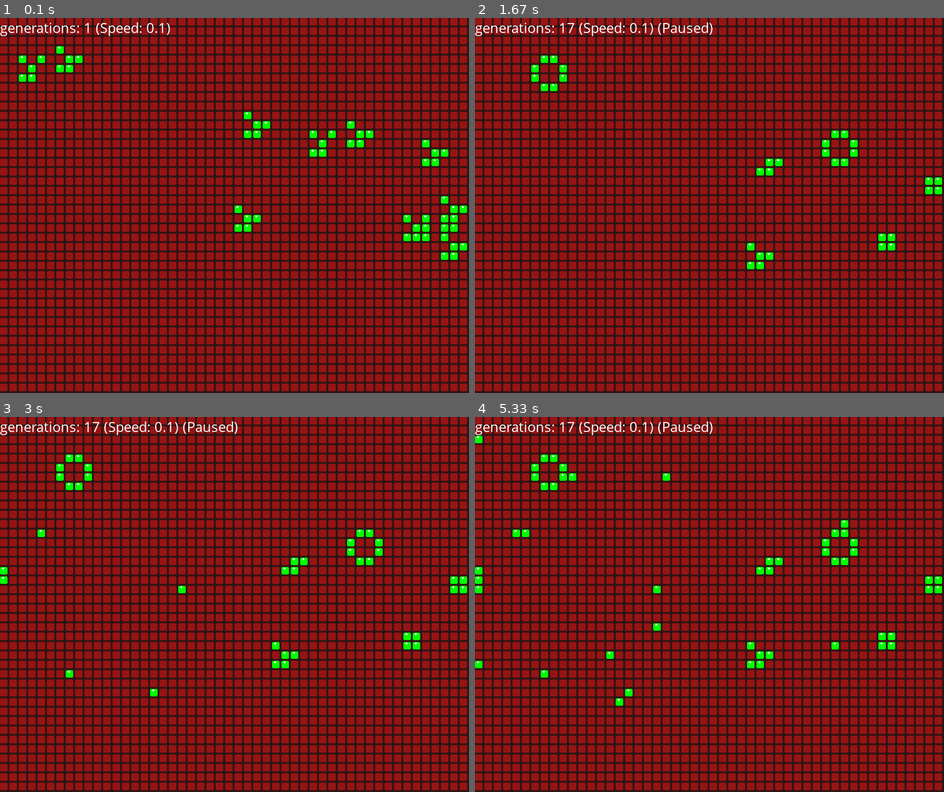
Above: before the commit, frames 1-4 (two rows, left to right).
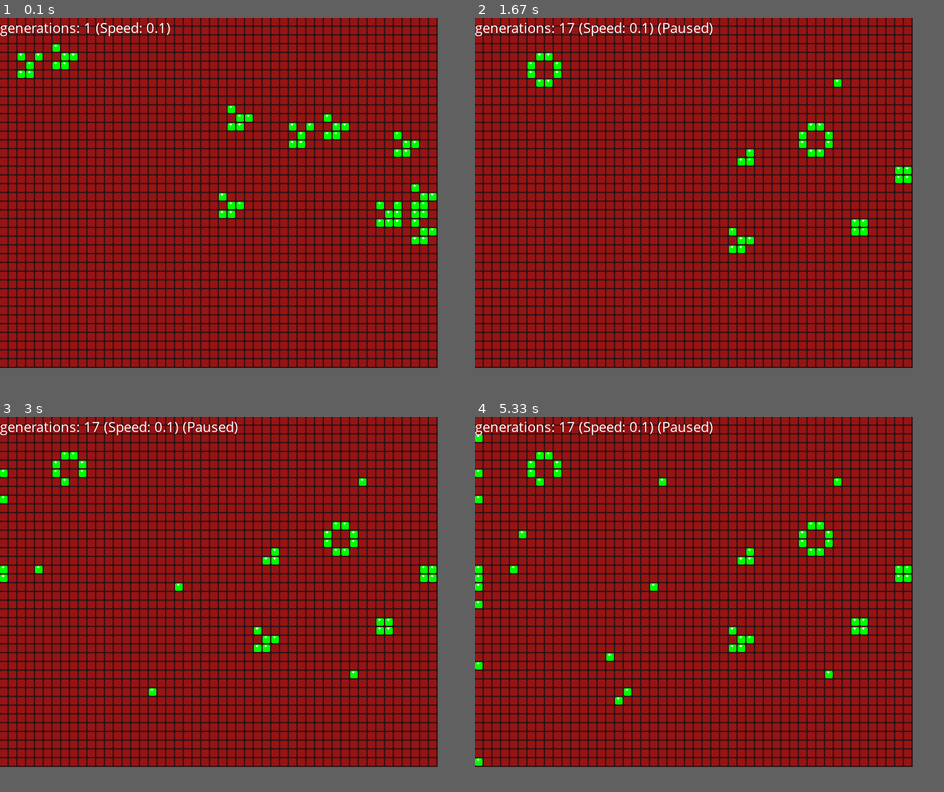
Above: after the commit, the same moments.

Repository: maux96/life_game_python
Game: pygame game, started from src/main.py
The game is run twice, just before and just after one commit, with the same random seed, the same clock (stepped at 60 frames per second) and the same inputs.
Inputs (mouse positions are in pixels of both pictures, inside the frame that each line leads up to):
- Up to frame 1 (0.1 s): no input
- Up to frame 2 (1.67 s): tap + at 0.33 s; tap - at 0.67 s; press the mouse at (662, 205) at 1.03 s; move the mouse to (751, 145) at 1.13 s; release the mouse at (836, 81) at 1.27 s; tap Space at 1.33 s
- Up to frame 3 (3 s): press the mouse at (4, 473) at 1.7 s; move the mouse to (37, 570) at 1.8 s; release the mouse at (70, 672) at 1.93 s; press the mouse at (4, 570) at 2.03 s; move the mouse to (79, 630) at 2.13 s; release the mouse at (154, 694) at 2.27 s; press the mouse at (4, 578) at 2.37 s; move the mouse to (42, 529) at 2.47 s; release the mouse at (75, 484) at 2.6 s; press the mouse at (4, 499) at 2.7 s; move the mouse to (178, 589) at 2.8 s; release the mouse at (356, 675) at 2.93 s
- Up to frame 4 (5.33 s): press the mouse at (479, 439) at 3.03 s; move the mouse to (662, 480) at 3.13 s; release the mouse at (845, 522) at 3.27 s; press the mouse at (479, 762) at 3.37 s; move the mouse to (550, 732) at 3.47 s; release the mouse at (620, 702) at 3.6 s; press the mouse at (479, 664) at 3.7 s; move the mouse to (611, 653) at 3.8 s; release the mouse at (747, 642) at 3.93 s; press the mouse at (479, 585) at 4.03 s; move the mouse to (526, 533) at 4.13 s; release the mouse at (573, 477) at 4.27 s; press the mouse at (479, 604) at 4.87 s; move the mouse to (657, 623) at 4.97 s; release the mouse at (836, 642) at 5.1 s; tap Space at 5.23 s
In our replay, the window is 750x600 before the commit and 700x560 after it. These sizes can differ from the game's own. Grey fills any space a smaller window leaves; there, only what the larger window draws over its background counts as a difference.

The runs differ from the first frame. In frame 1, 46% of the frame differs, in the area x 0-100%, y 0-100%; in frame 2, 45%; in frame 3, 45%; in frame 4, 45%.

Commit message:
readme and basic config

Diff:
--- a/src/main.py
+++ b/src/main.py
@@ -1,14 +1,34 @@
 from time import sleep
 from random import randint
+from sys import argv
 
 from life_game import LifeGame
 from pygame_rendering import pygame_main
 from constructions import GLIDER
 import asyncio
 
+
+sizex=50
+sizey=40
+cellsize=12
+gap=2
+def config():
+    global sizex, sizey,cellsize, gap
+    for i in range(len(argv)):
+        current = argv[i]
+        if current == '--sizex':
+            sizex=int(argv[i+1])
+        elif current == '--sizey':
+            sizey=int(argv[i+1])
+        elif current == '--cellsize':
+            cellsize=int(argv[i+1])
+        elif current == '--gap':
+            gap=int(argv[i+1])
+
 def main():
-    sizex=50
-    sizey=40
+
+    config()
+
     life_game = LifeGame(sizex,sizey)
     #life_game.set_random_cell_alive(total=10)
 
@@ -30,7 +50,7 @@
 
 
     #console_loop(life_game)
-    asyncio.run(pygame_main(life_game))
+    asyncio.run(pygame_main(life_game,size=cellsize, gap=gap))
 
 
 
--- a/src/pygame_rendering.py
+++ b/src/pygame_rendering.py
@@ -45,19 +45,21 @@
                                                           else Cell.LIFE
 
 
-SIZE =12
-GAP = 3
-
-async def pygame_main(life_game):
+async def pygame_main(life_game, size=12, gap=3):
     xs =life_game._width
     ys =life_game._height
+
+    global SIZE, GAP
+    SIZE = size
+    GAP= gap
+
     screen = init_pygame_and_get_screen(xs, ys)
 
     clickable_cells = [
         [PyGameCell(x,y, life_game) for y in range(ys)] for x in range(xs)]
 
     await asyncio.gather(
-        move_across_time(life_game, screen, clickable_cells),
+        move_across_time(life_game),
         pygame_event_loop(life_game, screen, clickable_cells) )
 
 def init_pygame_and_get_screen(xs: int, ys: int):
@@ -89,17 +91,17 @@
                     global paused
                     print(f"Game {'started' if paused  else 'paused'}!")
                     paused=not paused
-                if pressed_keys[pygame.K_ESCAPE]:
+                if pressed_keys[pygame.K_ESCAPE] or pressed_keys[pygame.K_q] :
                     pygame.quit()
                     exit()
 
                 global TIME
                 if pressed_keys[pygame.K_KP_PLUS] or pressed_keys[pygame.K_PLUS] :
                     TIME/=2
-                    print(TIME)
+                    print(f"Speed Increased! ({TIME})")
                 elif pressed_keys[pygame.K_MINUS] or pressed_keys[pygame.K_KP_MINUS] :
                     TIME*=2
-                    print(TIME)
+                    print(f"Speed Decreased! ({TIME})")
 
 
         await asyncio.sleep(0.05)
@@ -118,13 +120,12 @@
 paused = False
 gen_passed = 0
 TIME = 0.1
-async def move_across_time(life_game: LifeGame, screen, clickable_cells):
+async def move_across_time(life_game: LifeGame):
      while True:
         while not paused:
             global gen_passed
             gen_passed +=1
             life_game.next_generation()
-            #draw_cells(clickable_cells, screen)
             await asyncio.sleep(TIME)
         await asyncio.sleep(1)
 
Not shown, added: README.md
Not shown, added: requirements.txt
Binary file added: test_img.jpg
